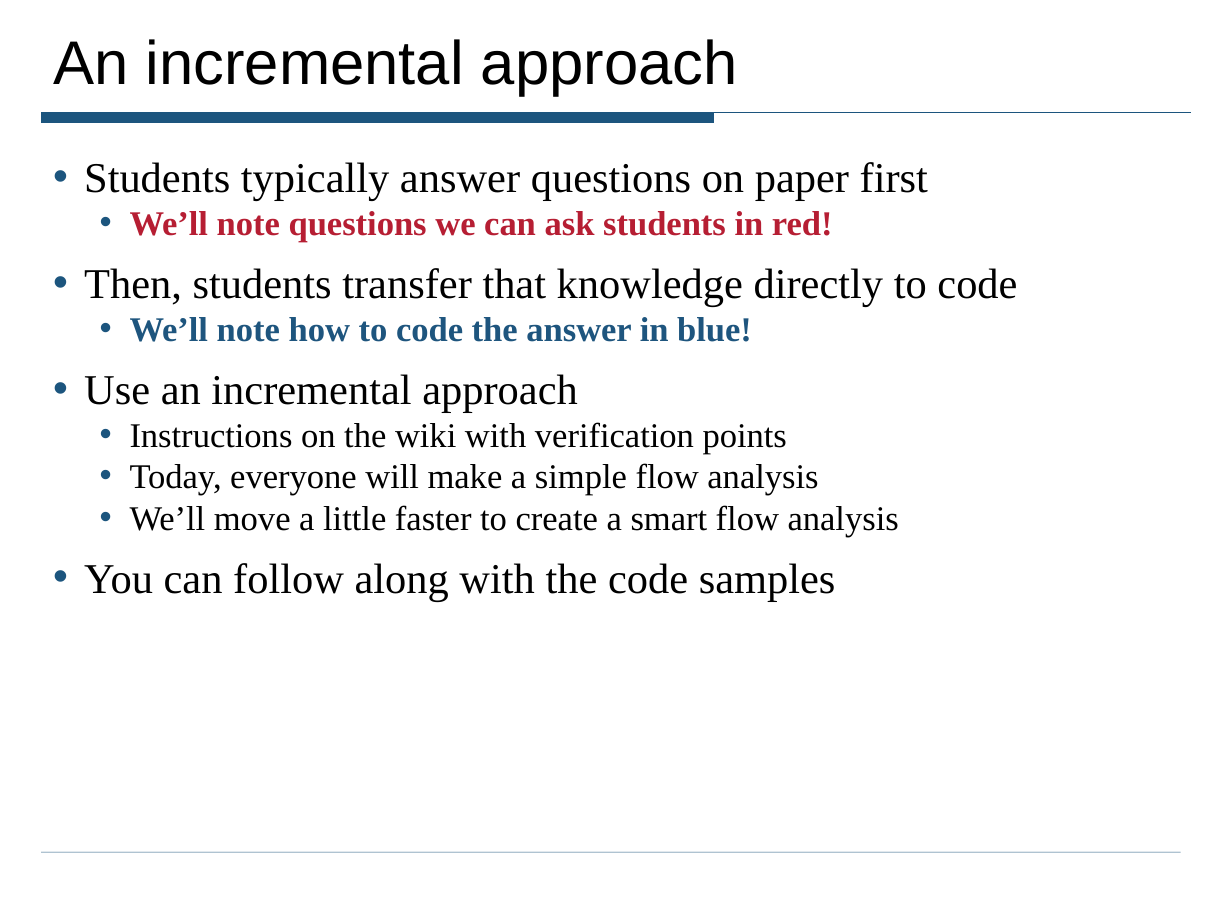
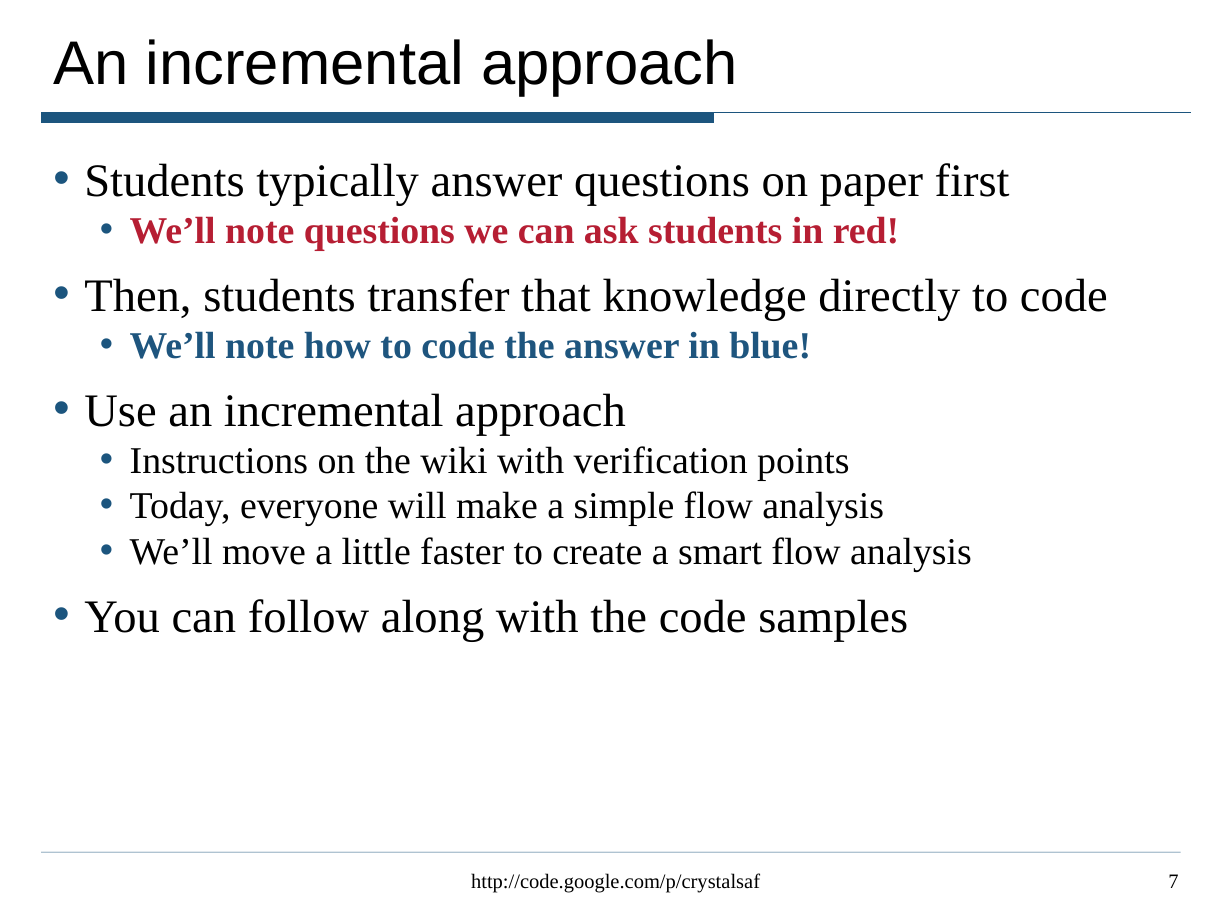
Before and after one commit to JnRouvignac/Crystal, a slide deck: slide 7 of TutorialExamples/CrystalTutorial.ppt. Drawn at 1232x924 pixels with LibreOffice and Linux fonts; fonts in the diff are those of the drawing. Boxes give left, top, right and bottom in pixels: in the first picture for what was removed or moved away, otherwise in the second. Text is boxed around its words. In the diff, an @@ line names an element or a change of style, - is before the commit and + after.

```diff
--- a/TutorialExamples/CrystalTutorial.ppt
+++ b/TutorialExamples/CrystalTutorial.ppt
@@ text "Students typically answer questions on ..." at (84,163,1108,642): size 24.8 to 27.2 pt in "Students typically answer questions on paper first", "Then, students transfer that knowledge directly to ...", "Use an incremental approach", "You can follow along with the code ..."; size 20.1 to 22.1 pt in "We’ll note questions we can ask students ...", "We’ll note how to code the answer ...", "Instructions on the wiki with verification points", "Today, everyone will make a simple flow ..." and 1 more places @@
@@ text added at (471,873,760,893), 12 pt, text #000000 @@
+http://code.google.com/p/crystalsaf
@@ page number added at (1168,874,1178,888), 12 pt, text #000000 @@
+7
```
Also in this commit, not shown: 35 other slides changed.
